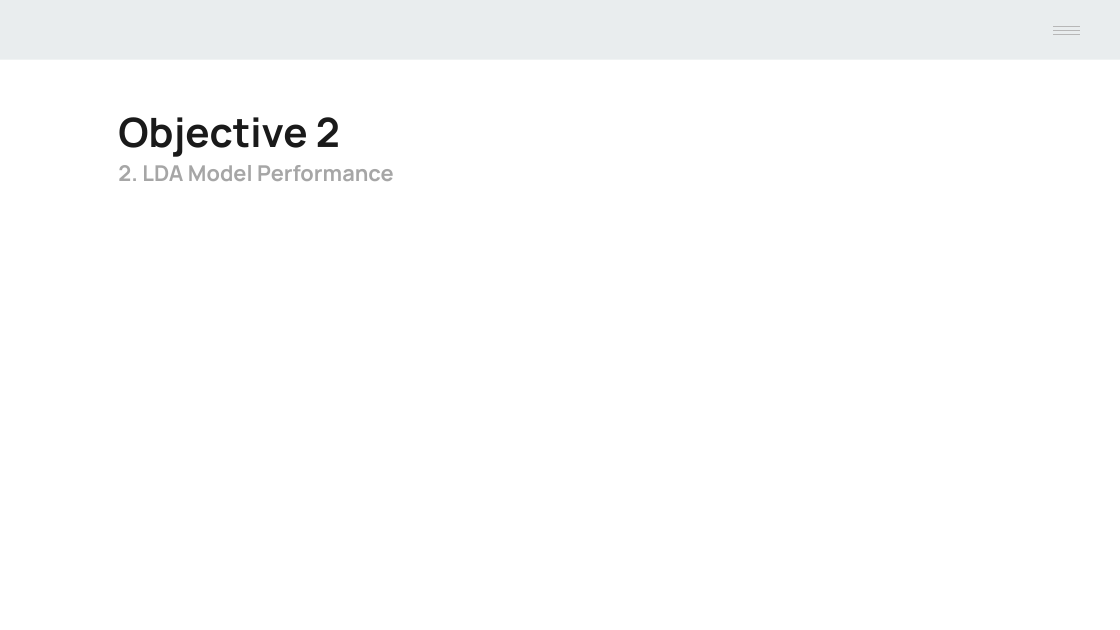
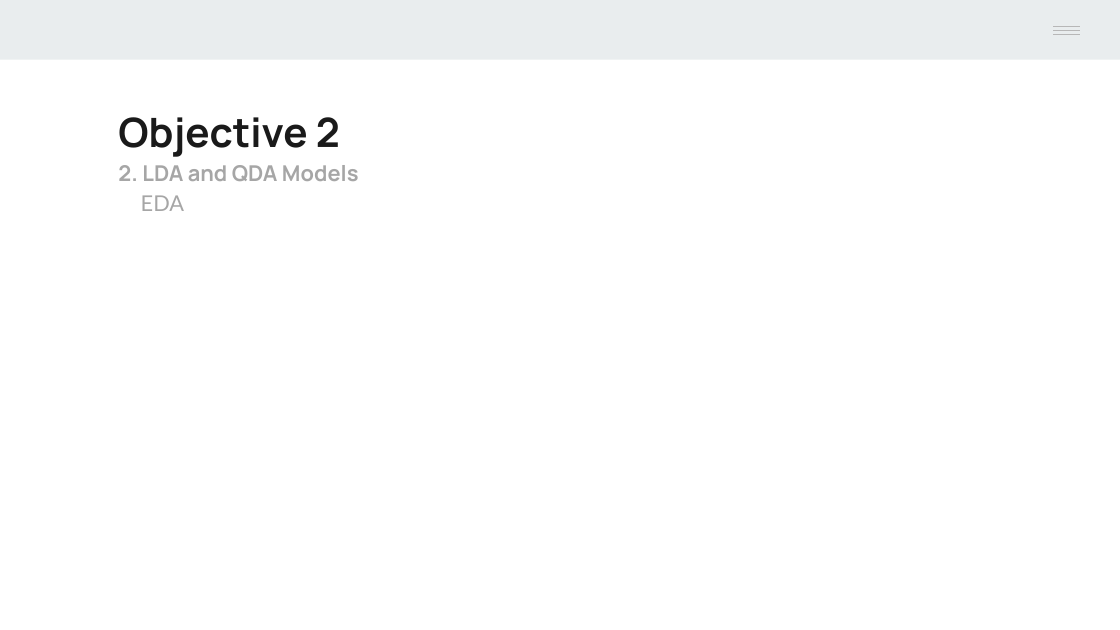
Before and after one commit to Mr-Chang95/Bank-Marketing-Analysis-Logistic-Regression, a slide deck: slide 24 of Project2_Chang_Craus_Yule.pptx (slide 25 before the commit). Drawn at 1120x630 pixels with LibreOffice and Linux fonts; fonts in the diff are those of the drawing. Boxes give left, top, right and bottom in pixels: in the first picture for what was removed or moved away, otherwise in the second. Text is boxed around its words. In the diff, an @@ line names an element or a change of style, - is before the commit and + after.

```diff
--- a/Project2_Chang_Craus_Yule.pptx
+++ b/Project2_Chang_Craus_Yule.pptx
@@ text at (118, 165, 359, 211): text changed @@
-2. LDA Model Performance
+2. LDA and QDA Models
+EDA
```
Also in this commit, not shown: 4 other slides changed, 1 slide added, 1 slide removed, 1 other file.
